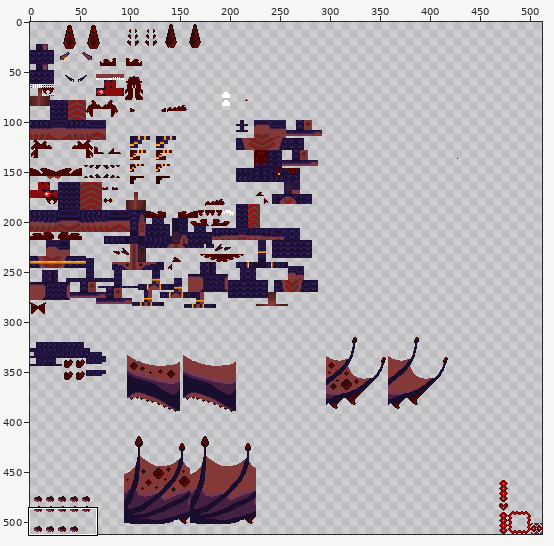
Sprite sheet -- src/test/resources/DanteriusGarden_young.png. Above, an overview of the earlier version with the close-up marked.
Close-up. As it was:
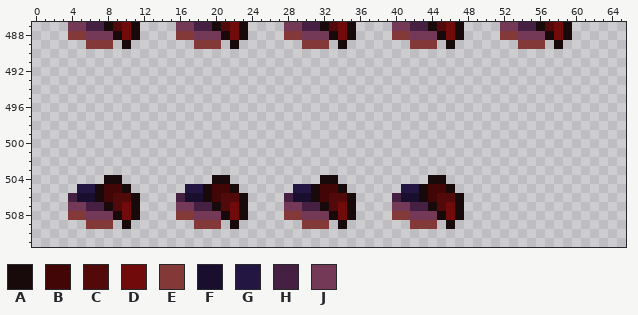
The file is 512x512 pixels. Colours within 5 levels of each other are drawn and written as one. Shown: x 0..65, y 487..511.
Palette (. is transparent): A #180a0a  B #420606  C #520909  D #710a0a  E #823937  F #190e2d  G #241642  H #452042  J #733956
Pixels before, first column x 4:
487 JJHHACDA....JJHHACDA....JJHHACDA....JJHHACDA....JJHHACDA
488 EEJJJADA....EEJJJADA....EEJJJADA....EEJJJADA....EEJJJADA
489 ..EEE.A.......EEE.A.......EEE.A.......EEE.A.......EEE.A.
490 ........................................................
491 ........................................................
492 ........................................................
493 ........................................................
494 ........................................................
495 ........................................................
496 ........................................................
497 ........................................................
498 ........................................................
499 ........................................................
500 ........................................................
501 ........................................................
502 ........................................................
503 ........................................................
504 ....AA..........AA..........AA..........AA..............
505 .GGABBA......GGABBA......GGABBA......GGABBA.............
506 HFFABCCA....HFFABCCA....HFFABCCA....HFFABCCA............
507 JJHHACDA....JJHHACDA....JJHHACDA....JJHHACDA............
508 EEJJJADA....EEJJJADA....EEJJJADA....EEJJJADA............
509 ..EEE.A.......EEE.A.......EEE.A.......EEE.A.............
Once edited:
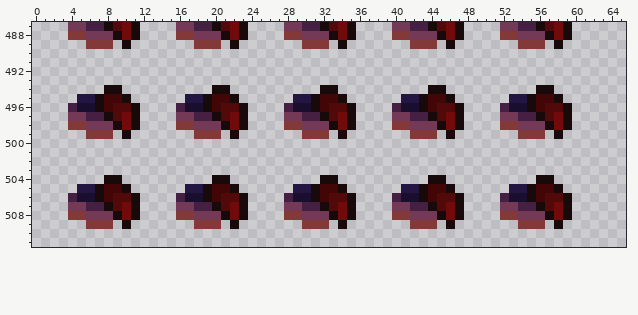
Edits made:
Changed rows in their new state; - is an unchanged pixel.
first column x 4:
494 ----AA----------AA----------AA----------AA----------AA--
495 -GGABBA------GGABBA------GGABBA------GGABBA------GGABBA-
496 HFFABCCA----HFFABCCA----HFFABCCA----HFFABCCA----HFFABCCA
497 JJHHACDA----JJHHACDA----JJHHACDA----JJHHACDA----JJHHACDA
498 EEJJJADA----EEJJJADA----EEJJJADA----EEJJJADA----EEJJJADA
499 --EEE-A-------EEE-A-------EEE-A-------EEE-A-------EEE-A-
first column x 52:
504 ----AA--
505 -GGABBA-
506 HFFABCCA
507 JJHHACDA
508 EEJJJADA
509 --EEE-A-
Pixel boxes of the changes (left, top, right, bottom) in both close-ups:
added: (68, 85, 140, 139)
added: (176, 85, 248, 139)
added: (284, 85, 356, 139)
added: (392, 85, 464, 139)
added: (500, 85, 572, 229)
